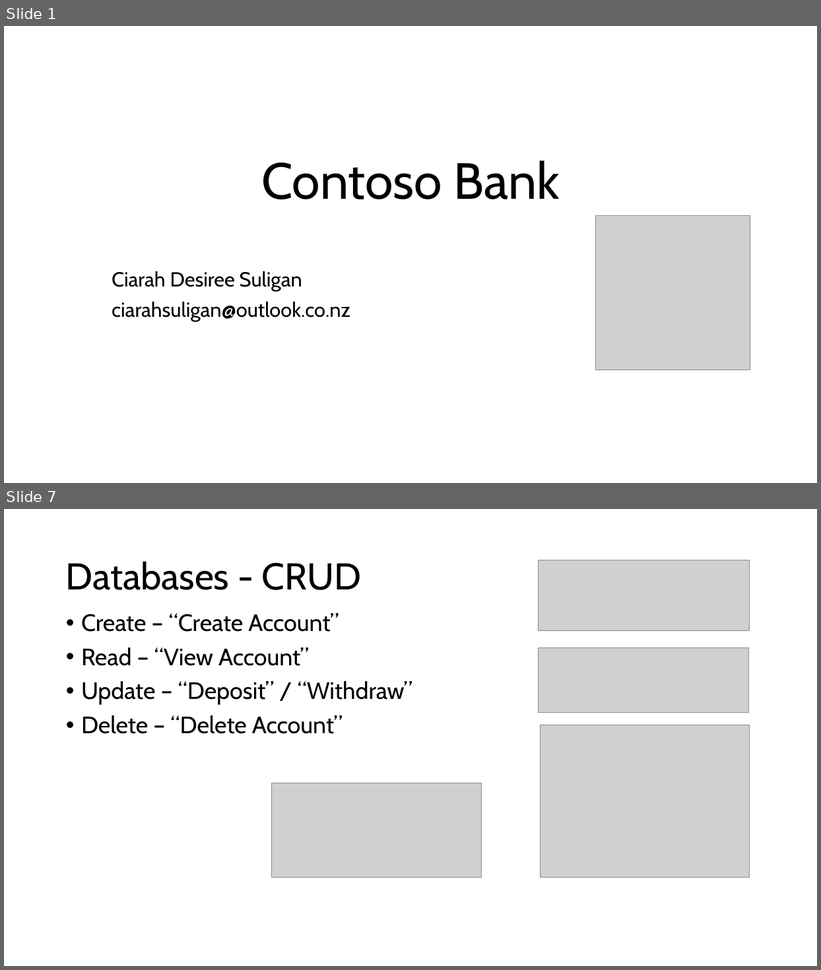
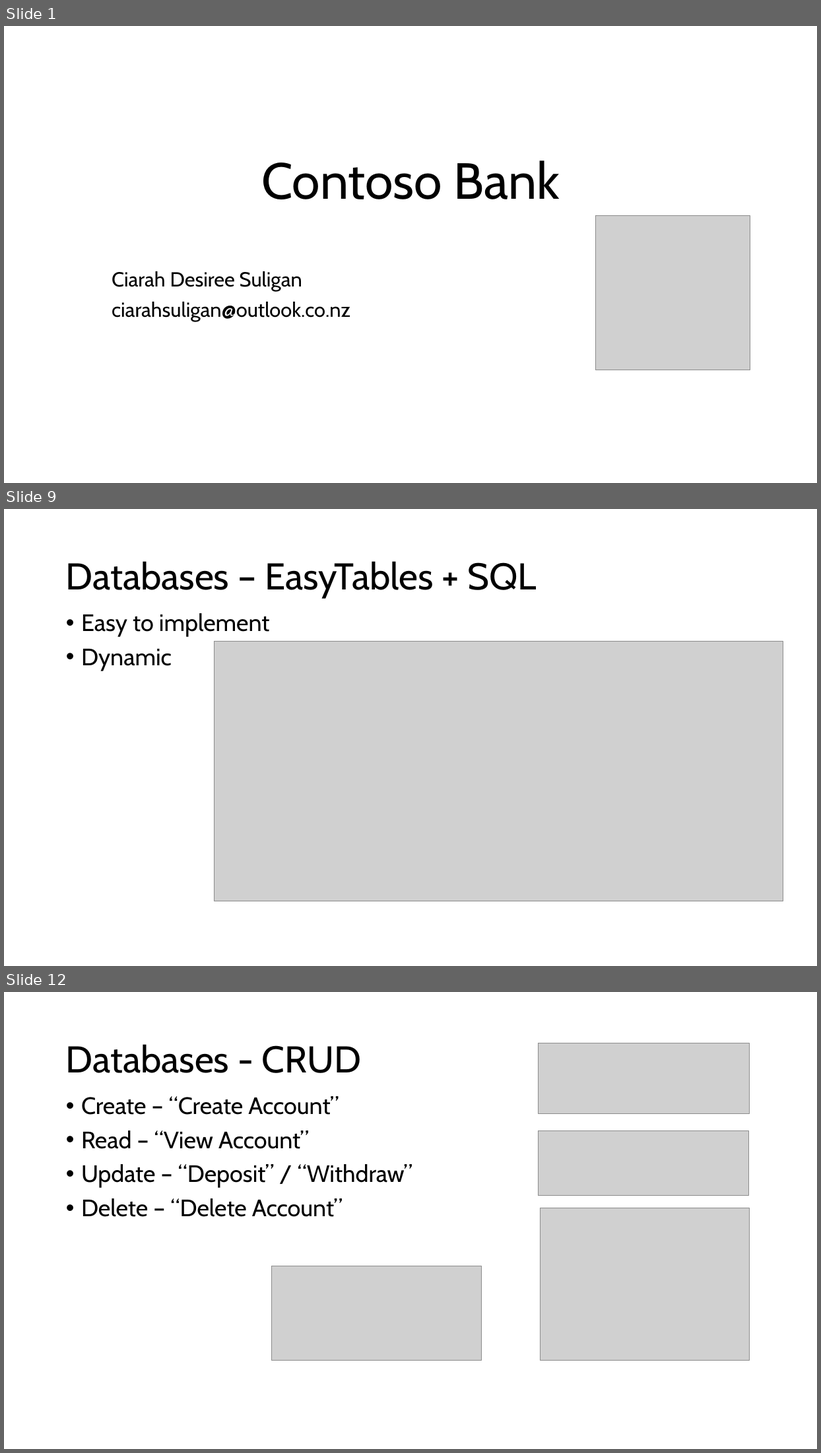
Before and after one commit to cdsuligan/MSAPhase2, a slide deck: MSA Assessment Deck.pptx. Shown one above the other, each under a label of ours: slides 1 and 7 before the commit, slides 1, 9 and 12 after it; the slides between them are not shown. The pictures are 821x970 and 821x1453 pixels, drawn with LibreOffice and Linux fonts; fonts in the diff are those of the drawing; grey boxes stand for pictures; background and template pictures are left out. Boxes give left, top, right and bottom in pixels: in the first picture for what was removed or moved away, otherwise in the second. Text is boxed around its words. In the diff, an @@ line names an element or a change of style, - is before the commit and + after.

```diff
--- a/MSA Assessment Deck.pptx
+++ b/MSA Assessment Deck.pptx
@@ slide 9 added at <box>4,509,817,966</box>, background picture (left out) @@
@@ title added at <box>66,561,537,598</box>, 44 pt, text #000000 @@
+Databases – EasyTables + SQL
@@ text added at <box>81,613,270,671</box>, 28 pt, text #000000 @@
+• Easy to implement
+• Dynamic
@@ picture added at <box>215,642,783,901</box> @@
@@ what was slide 7 is now slide 12 @@
```
Also in this commit, not shown: 6 slides changed, 5 other slides added, 1 other file.
